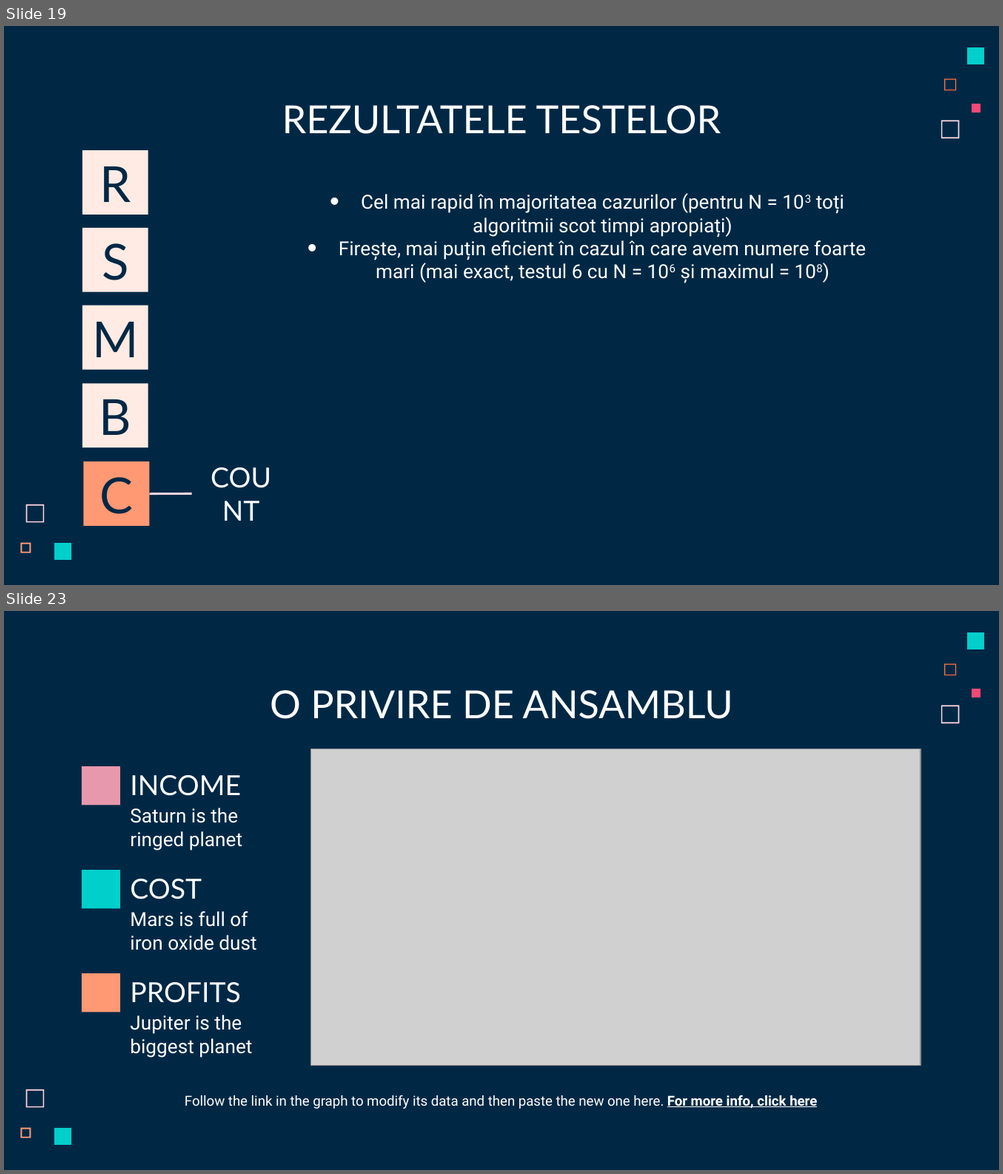
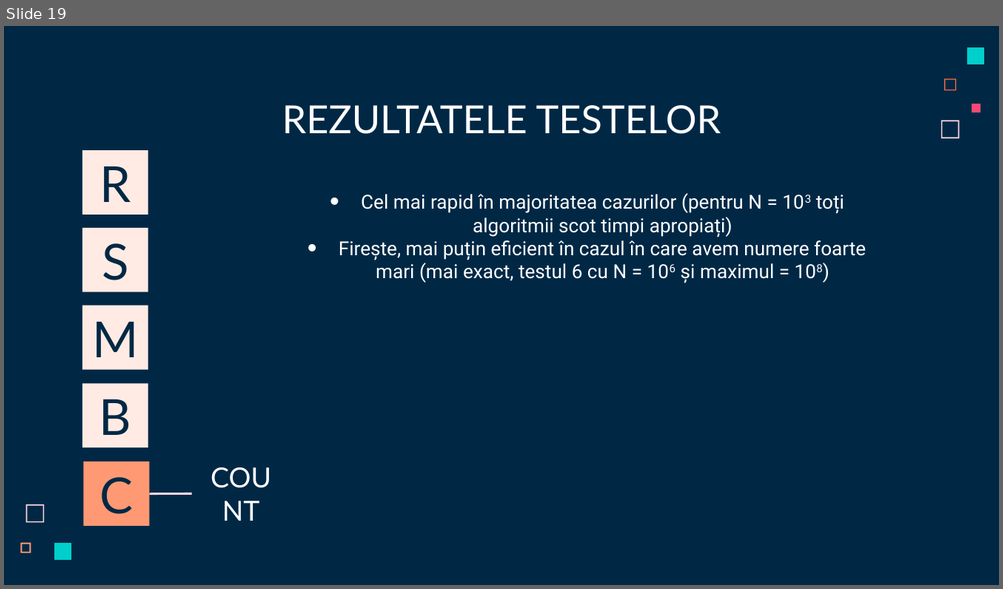
Before and after one commit to iam-mj/1stProject_SD, a slide deck: Primul Proiect SD.pptx. Shown one above the other, each under a label of ours: slides 19 and 23 before the commit, slide 19 after it; the slides between them are not shown. The pictures are 1003x1174 and 1003x589 pixels, drawn with LibreOffice and Linux fonts; fonts in the diff are those of the drawing; grey boxes stand for pictures. Boxes give left, top, right and bottom in pixels: in the first picture for what was removed or moved away, otherwise in the second. Text is boxed around its words. In the diff, an @@ line names an element or a change of style, - is before the commit and + after.

```diff
--- a/Primul Proiect SD.pptx
+++ b/Primul Proiect SD.pptx
@@ slide 23 removed at <box>4,611,999,1170</box>, background #002845; not listed: 7 template elements that a slide beside it also shows @@
@@ title removed at <box>270,690,733,719</box> @@
-O PRIVIRE DE ANSAMBLU
@@ picture removed at <box>310,749,920,1065</box> @@
@@ rectangle removed at <box>82,766,120,805</box> @@
@@ text removed at <box>130,775,241,796</box> @@
-INCOME
@@ text removed at <box>130,808,242,851</box> @@
-Saturn is the ringed planet
@@ rectangle removed at <box>82,871,120,909</box> @@
@@ text removed at <box>130,879,202,900</box> @@
-COST
@@ text removed at <box>130,911,256,951</box> @@
-Mars is full of iron oxide dust
@@ rectangle removed at <box>82,974,120,1013</box> @@
@@ text removed at <box>130,982,240,1003</box> @@
-PROFITS
@@ text removed at <box>130,1015,252,1058</box> @@
-Jupiter is the biggest planet
@@ text removed at <box>185,1096,817,1109</box> @@
-Follow the link in the graph to modify its data and then paste the new one here. For more info, click here
```
Also in this commit, not shown: 17 slides changed, 3 slides added.
